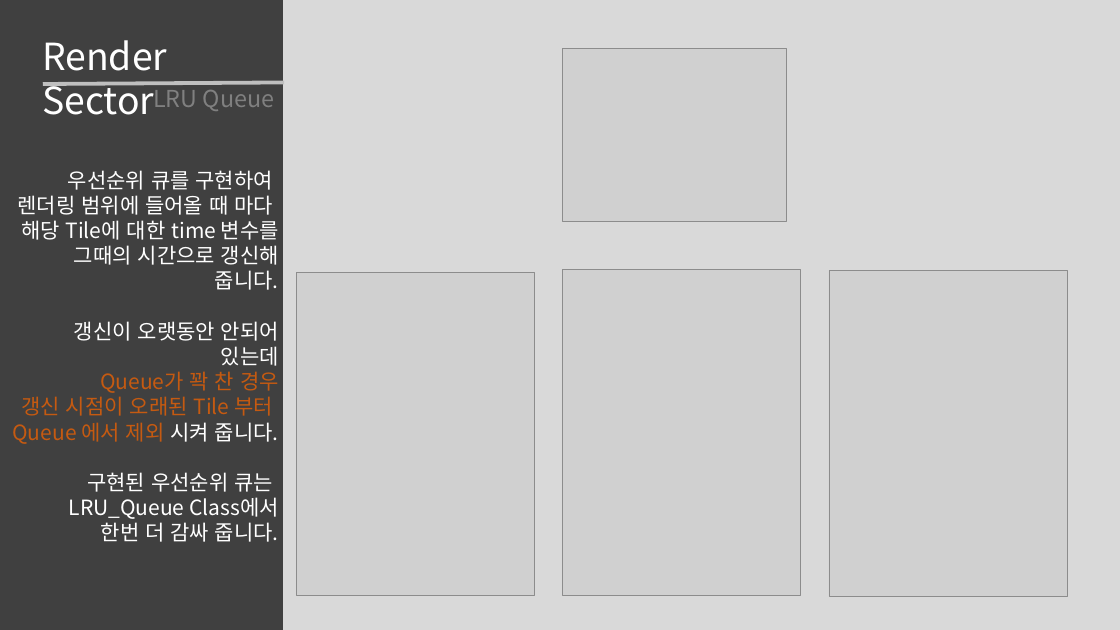
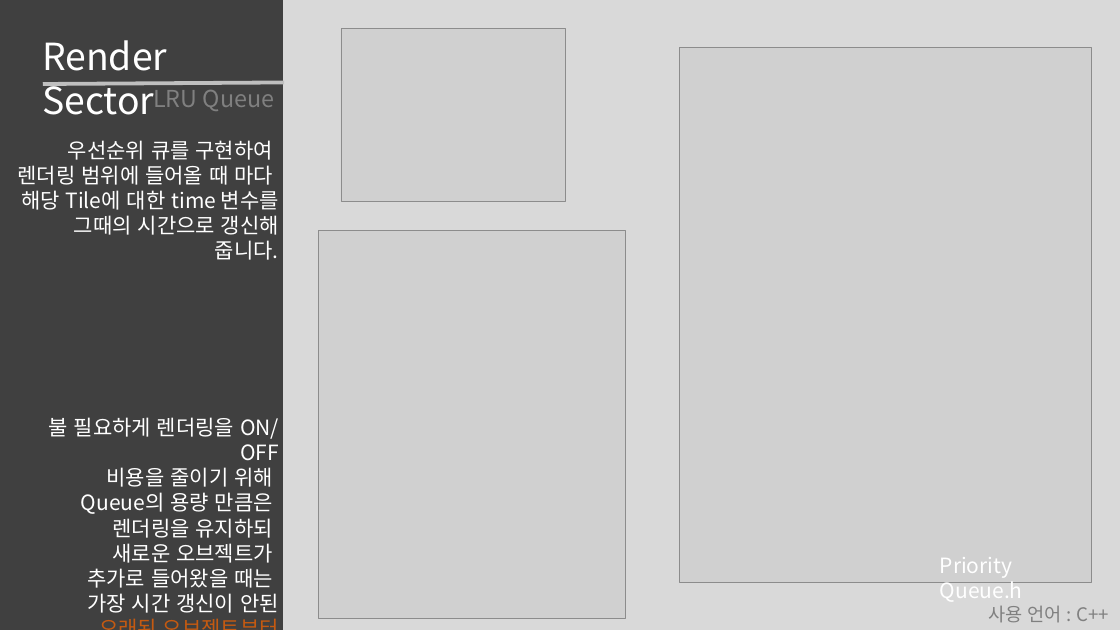
Before and after one commit to roka0105/Team.Yggdrasil_Server, a slide deck: slide 10 of 최예람 포트폴리오.pptx (slide 9 before the commit). Drawn at 1120x630 pixels with LibreOffice and Linux fonts; fonts in the diff are those of the drawing; grey boxes stand for pictures. Boxes give left, top, right and bottom in pixels: in the first picture for what was removed or moved away, otherwise in the second. Text is boxed around its words. In the diff, an @@ line names an element or a change of style, - is before the commit and + after.

```diff
--- a/최예람 포트폴리오.pptx
+++ b/최예람 포트폴리오.pptx
@@ picture: place and size @@
-picture at (563,48,787,221)
+picture at (341,29,565,202)
@@ picture added at (680,48,1092,582) @@
@@ text "우선순위 큐를 구현하여": place and size @@
-text "우선순위 큐를 구현하여" at (12,170,279,542)
+text "우선순위 큐를 구현하여" at (18,140,279,613)
@@ picture: place and size @@
-picture at (296,272,534,595)
+picture at (318,230,626,618)
@@ picture removed at (563,270,801,596) @@
@@ picture removed at (829,271,1067,597) @@
@@ text at (49,417,279,613): text changed @@
-갱신이 오랫동안 안되어 있는데
-Queue가 꽉 찬 경우
-갱신 시점이 오래된 Tile 부터
-Queue 에서 제외 시켜 줍니다.
-구현된 우선순위 큐는
-LRU_Queue Class에서
-한번 더 감싸 줍니다.
+불 필요하게 렌더링을 ON/OFF
+비용을 줄이기 위해
+Queue의 용량 만큼은
+렌더링을 유지하되
+새로운 오브젝트가
+추가로 들어왔을 때는
+가장 시간 갱신이 안된
+오래된 오브젝트부터 렌더링에서
+제외시킵니다.
@@ text added at (940,557,1023,583), 18 pt, text #FFFFFF @@
+Priority Queue.h
@@ text added at (988,606,1109,622), 16 pt, text #808080 @@
+사용 언어 : C++
```
Also in this commit, not shown: 14 other slides changed, 7 slides added, 3 slides removed, 11 other files.
